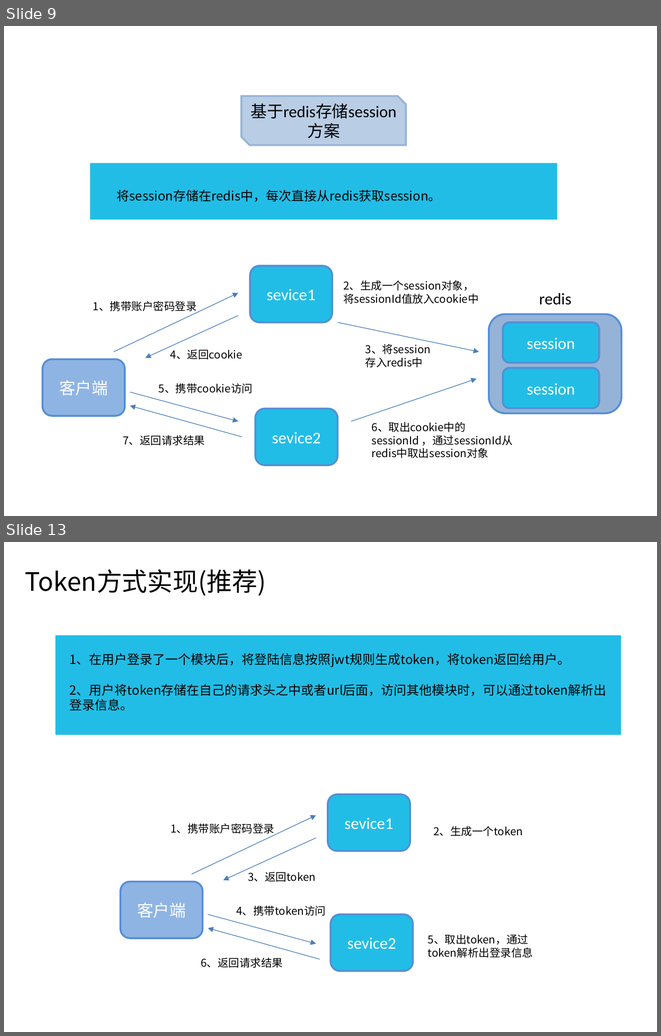
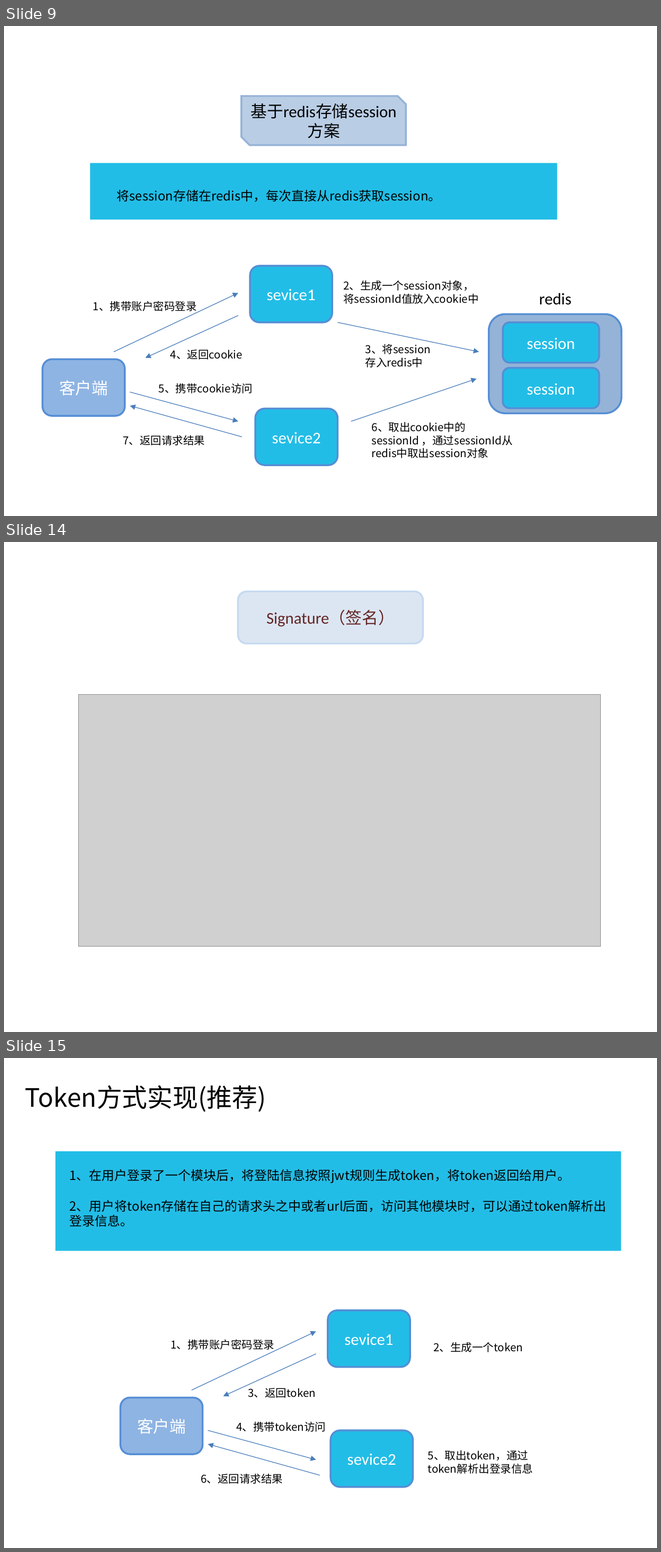
Before and after one commit to shenshanshi/sso, a slide deck: sso.ppt. Shown one above the other, each under a label of ours: slides 9 and 13 before the commit, slides 9, 14 and 15 after it; the slides between them are not shown. The pictures are 661x1036 and 661x1552 pixels, drawn with LibreOffice and Linux fonts; fonts in the diff are those of the drawing; grey boxes stand for pictures. Boxes give left, top, right and bottom in pixels: in the first picture for what was removed or moved away, otherwise in the second. Text is boxed around its words. In the diff, an @@ line names an element or a change of style, - is before the commit and + after.

```diff
--- a/sso.ppt
+++ b/sso.ppt
@@ slide 14 added at [4,542,657,1032], background #FFFFFF @@
@@ rounded rectangle added at [238,592,423,644], fill #DCE6F2, outline #C6D9F1 2.01 pt, 18 pt, text #632523 @@
+Signature（签名）
@@ picture added at [78,694,600,946] @@
@@ what was slide 13 is now slide 15 @@
```
Also in this commit, not shown: 3 slides changed, 3 other slides added, 1 slide removed, 1 other file.
